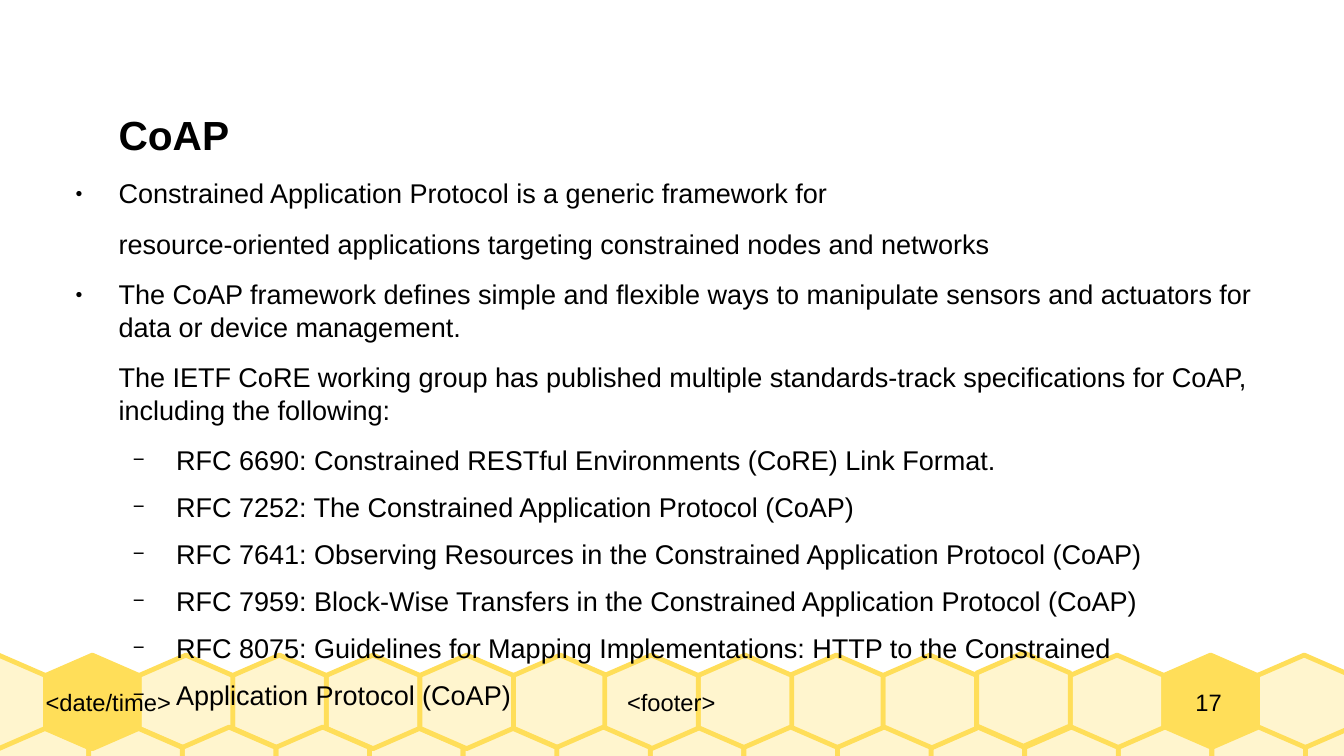
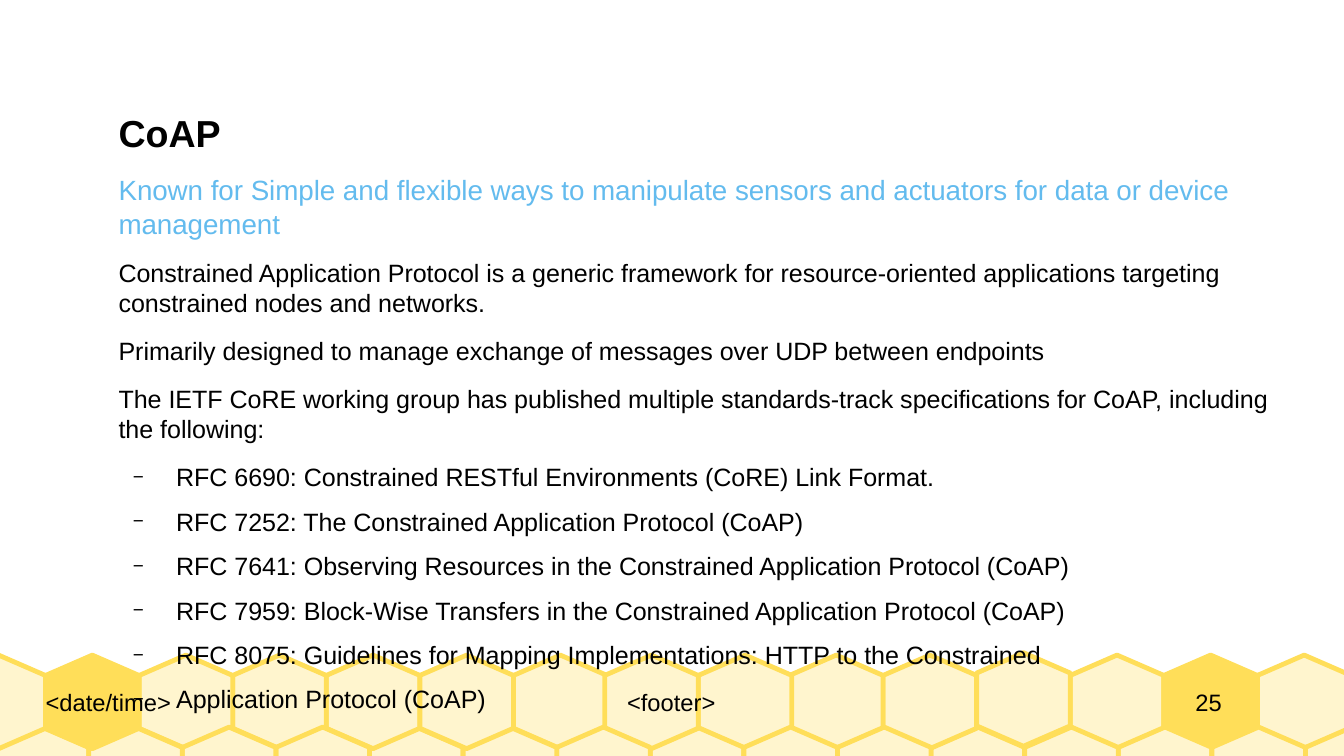
Before and after one commit to Dihfahsih1/Masters-Software-Engineering, a slide deck: slide 25 of yr-sem1/IoT/chapter-6-slides.odp (slide 17 before the commit). Drawn at 1344x756 pixels with LibreOffice and Linux fonts; fonts in the diff are those of the drawing. Boxes give left, top, right and bottom in pixels: in the first picture for what was removed or moved away, otherwise in the second. Text is boxed around its words. In the diff, an @@ line names an element or a change of style, - is before the commit and + after.

```diff
--- a/yr-sem1/IoT/chapter-6-slides.odp
+++ b/yr-sem1/IoT/chapter-6-slides.odp
@@ text at <box>119,120,1268,670</box>: size 24 to 22.2 pt in "CoAP"; size 16 to 14.8 pt in "The IETF CoRE working group has published ...", "RFC 6690: Constrained RESTful Environments (CoRE) Link ...", "RFC 7252: The Constrained Application Protocol (CoAP)", "RFC 7641: Observing Resources in the Constrained ..." and 3 more places @@
@@ text at <box>119,180,1229,366</box>: text changed; size 16 to 14.8 pt @@
-● Constrained Application Protocol is a generic framework for
-resource-oriented applications targeting constrained nodes and networks
-● The CoAP framework defines simple and flexible ways to manipulate sensors and actuators for data or device management.
+Known for Simple and flexible ways to manipulate sensors and actuators for data or device management
+Constrained Application Protocol is a generic framework for resource-oriented applications targeting constrained nodes and networks.
+Primarily designed to manage exchange of messages over UDP between endpoints
@@ page number at <box>1195,694,1221,712</box>: text changed @@
-17
+25
```
Also in this commit, not shown: 10 other slides changed, 15 slides added, 5 slides removed, 6 other files.
